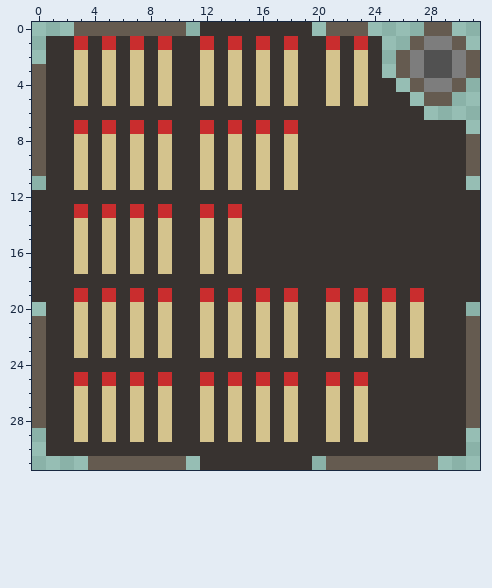
A pixel-art sprite gets an edit: Icons/Nim.png. Above is the file before it was changed.
The file is 32x32 pixels. Colours within 5 levels of each other are drawn and written as one.
And afterwards:
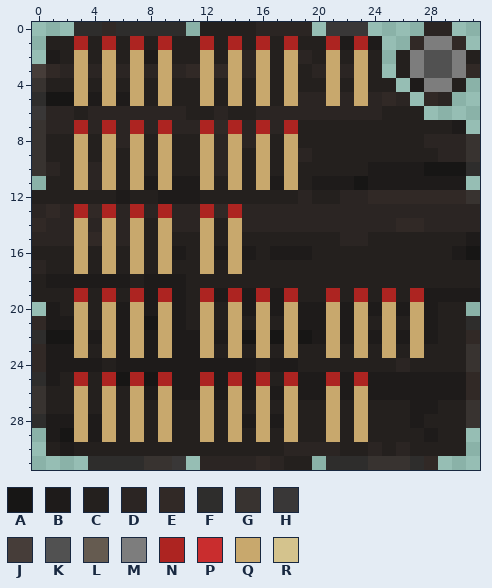
Palette (. is transparent): A #171615  B #1e1b1a  C #24201e  D #2b2523  E #312926  F #2e2d2c  G #383330  H #393737  J #463d39  K #515151  L #655b50  M #7d7d7d  N #ad2421  P #c92d2e  Q #c8a86d  R #d4c38d
Change:
Changed rows in their new state; - is an unchanged pixel.
first column x 0:
 0 ---FFEFFFFF-CCCCDDDD-HHH----DD--
 1 -CCNCNCNCNCCNCNCNCNCCNBNB--E--E-
 2 -BCQCQCQBQCCQCQDQCQDCQCQC-C----C
 3 JEDQDQDQDQDEQEQDQCQCDQDQC-C----E
 4 GCCQCQCQCQCCQCQCQCQCCQCQCC-B--C-
 5 FAAQBQBQCQCCQCQCQCQDDQDQDED-ED--
 6 HDDCDDDDDDDCCDCCDDDDDDDDDCCC----
 7 GDDNDNDNDNDDNENDNDNCCCCCCCCCCCB-
 8 GCCQCQDQCQCCQDQDQCQCCCCCCCCCDDDG
 9 GCCQCQCQCQCCQDQCQCQDCCCCCCCCCDDG
10 GDCQDQCQCQCCQDQCQCQCCCCCBBBBAAAF
11 -CCQDQCQBQBBQCQCQBQCBBBABBBBBBB-
12 CCCCCCBCCBBBCCCCCCCDCCDDEEEEEEE-
13 DEDNENDNDNDDNENDDDDDDDDDDDDDDDDD
14 EDDQDQDQCQDDQCQDDDDDDDDDDDEEDDDD
15 DDDQEQDQCQCCQCQCCCCCCCDDCCCCCCCB
16 CCCQCQCQCQBCQBQBCBBBCCCCCCCCCCBA
17 DCCQCQCQCQCCQCQCCCCCCCCCCCCCCCCC
18 CBBBBBBCBBBCCCCCCCCCCCCCCCCCCCCC
19 CCCNCNCNBNBCNBNBNBNCCNCNCNCNBBBB
20 -BCQCQBQBQBCQCQBQBQBBQBQBQBQBCC-
21 EBBQCQBQAQBCQCQCQCQBBQBQCQCQBCCF
22 FAAQBQBQBQBBQBQAQAQABQBQBQBQBCCE
23 EBBQCQBQBQBBQCQCQCQCCQCQCQCQCCCG
24 EBBBBCBBBBBBBBBBCBBCCCCCCCDCCCCG
25 FBCNCNANANBBNBNBNCNBBNBNBBBBBBBE
26 GCCQCQCQBQBBQBQBQBQBBQBQBBBBBBBE
27 GCCQCQCQCQCCQCQCQCQCCQCQCCCBBCCG
28 FBBQBQCQCQCCQCQBQBQCCQCQCCCBCCCG
29 -BAQBQCQCQCCQCQCQCQCCQCQCCCCBCC-
30 -CBCCCCCCCCCCCCCCCDDDDCCDCDCCCC-
31 ----FFFFGGH-DDDDEDCC-FFFGGGFE---
